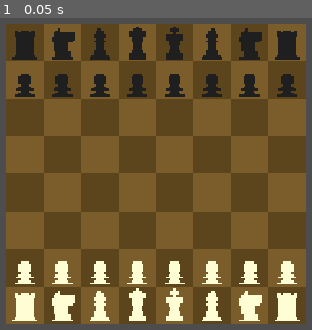
Above: before the commit, frame 1.
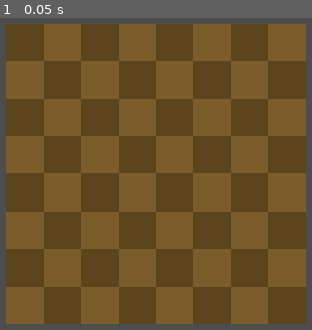
Above: after the commit, the same moment.

Repository: apr2004/RPG_Chess_game
Game: Godot game, scene res://Scenes/main.tscn
Two runs of this game, one before a commit and one after it. Both use one fixed random seed, a clock stepped at 60 frames per second and the inputs below.
Inputs:
- Up to frame 1 (0.05 s): no input

The runs differ from the first frame. In frame 1, 12% of the frame differs, in the area x 3-97%, y 2-98%.
Error after the commit: Parse Error: Expected indented block after function declaration. (res://chess.gd:124)

Commit message:
chess moves logic implemented

Diff:
--- a/Scenes/board.tscn
+++ b/Scenes/board.tscn
@@ -10,6 +10,7 @@
 top_level = true
 
 [node name="Dots" type="Node2D" parent="." unique_id=19821768]
+top_level = true
 
 [node name="Turn" type="Sprite2D" parent="." unique_id=1280062265]
 texture = ExtResource("2_uh3b8")
--- a/chess.gd
+++ b/chess.gd
@@ -119,15 +119,139 @@
 		var holder = TEXTURE_HOLDER.instantiate()
 		dots.add_child(holder)
 		holder.texture = PIECE_MOVE
-		holder.global_position = Vector2(i.y * CELL_WIDTH + (CELL_WIDTH/2), -i.y * CELL_WIDTH - (CELL_WIDTH/2))
+		holder.global_position = Vector2(i.y * CELL_WIDTH + (CELL_WIDTH/2), -i.x * CELL_WIDTH - (CELL_WIDTH/2))
+
+func set_move(var2, var1):
 
 func get_moves():
+	var _moves = []
 	match abs(board[selected_piece.x][selected_piece.y]):
-		1: print("pawn")
-		2: print("knight")
-		3: print("bishop")
-		4: print("rook")
-		5: print("queen")
-		6: print("king")
-
-	return []
+		1: _moves = get_pawn_moves()
+		2: _moves = get_knight_moves()
+		3: _moves = get_bishop_moves()
+		4: _moves = get_rook_moves()
+		5: _moves = get_queen_moves()
+		6: _moves = get_king_moves()
+
+	return _moves
+
+func get_rook_moves():
+	var _moves = []
+	var directions = [Vector2(0, 1), Vector2(0, -1), Vector2(1, 0), Vector2(-1, 0)]
+
+	for i in directions:
+		var pos = selected_piece
+		pos += i
+		while is_valid_position(pos):
+			if is_empty(pos): _moves.append(pos)
+			elif is_enemy(pos):
+				_moves.append(pos)
+				break
+			else: break
+
+			pos += i
+
+	return _moves
+
+func get_bishop_moves():
+	var _moves = []
+	var directions = [Vector2(1, 1), Vector2(1, -1), Vector2(-1, 1), Vector2(-1, -1)]
+
+	for i in directions:
+		var pos = selected_piece
+		pos += i
+		while is_valid_position(pos):
+			if is_empty(pos): _moves.append(pos)
+			elif is_enemy(pos):
+				_moves.append(pos)
+				break
+			else: break
+
+			pos += i
+
+	return _moves
+
+func get_queen_moves():
+	var _moves = []
+	var directions = [Vector2(0, 1), Vector2(0, -1), Vector2(1, 0), Vector2(-1, 0), Vector2(1, 1), Vector2(1, -1), Vector2(-1, 1), Vector2(-1, -1)]
+
+	for i in directions:
+		var pos = selected_piece
+		pos += i
+		while is_valid_position(pos):
+			if is_empty(pos): _moves.append(pos)
+			elif is_enemy(pos):
+				_moves.append(pos)
+				break
+			else: break
+
+			pos += i
+
+	return _moves
+
+func get_king_moves():
+	var _moves = []
+	var directions = [Vector2(0, 1), Vector2(0, -1), Vector2(1, 0), Vector2(-1, 0), Vector2(1, 1), Vector2(1, -1), Vector2(-1, 1), Vector2(-1, -1)]
+
+	for i in directions:
+		var pos = selected_piece + i
+		if is_valid_position(pos):
+			if is_empty(pos): _moves.append(pos)
+			elif is_enemy(pos):
+				_moves.append(pos)
+
+	return _moves
+
+func get_knight_moves():
+	var _moves = []
+	var directions = [Vector2(2,1),Vector2(2,-1),Vector2(1,2),Vector2(1,-2),Vector2(-2,1),Vector2(-2,-1),Vector2(-1,2),Vector2(-1,-2)]
+
+	for i in directions:
+		var pos = selected_piece + i
+		if is_valid_position(pos):
+			if is_empty(pos): _moves.append(pos)
+			elif is_enemy(pos):
+				_moves.append(pos)
+
+	return _moves
+
+func get_pawn_moves():
+	var _moves = []
+	var direction
+	var is_first_move = false
+
+	if white: direction = Vector2(1,0)
+	else: direction = Vector2(-1,0)
+
+	if white && selected_piece.x == 1 || !white && selected_piece.x == 6:
+		is_first_move = true
+
+	var pos = selected_piece + direction
+	if is_empty(pos): _moves.append(pos)
+
+	# for taking a piece
+	pos = selected_piece + Vector2(direction.x, 1)
+	if is_valid_position(pos):
+		if is_enemy(pos): _moves.append(pos)
+	pos = selected_piece + Vector2(direction.x, -1)
+	if is_valid_position(pos):
+		if is_enemy(pos): _moves.append(pos)
+
+	pos = selected_piece + direction * 2
+	if is_first_move && is_empty(pos) && is_empty(selected_piece + direction): _moves.append(pos)
+
+	return _moves
+
+func is_valid_position(pos: Vector2):
+	if pos.x >= 0 && pos.x < BOARD_SIZE && pos.y >= 0 && pos.y < BOARD_SIZE: return true
+	return false
+
+func is_empty(pos : Vector2):
+	if board[pos.x][pos.y] == 0: return true
+	return false
+
+func is_enemy(pos : Vector2):
+	# on white's turn, the enemy position is a negative index
+	# on black's turn is positive
+	if white && board[pos.x][pos.y] < 0 || !white && board[pos.x][pos.y] > 0: return true
+	return false
